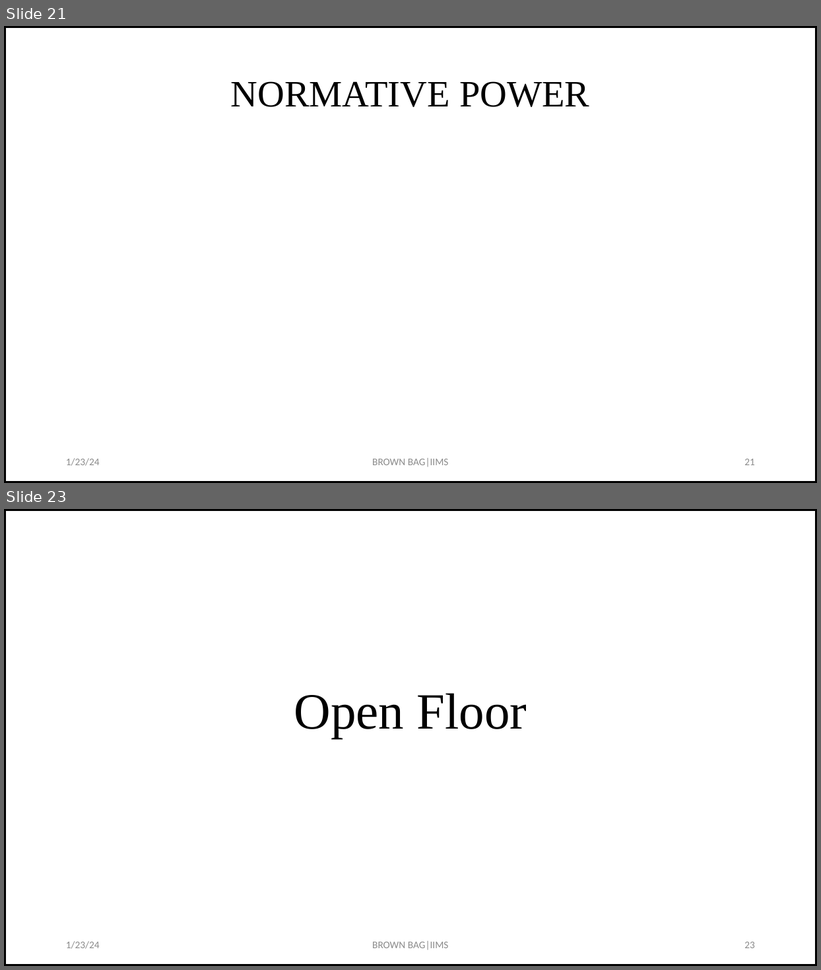
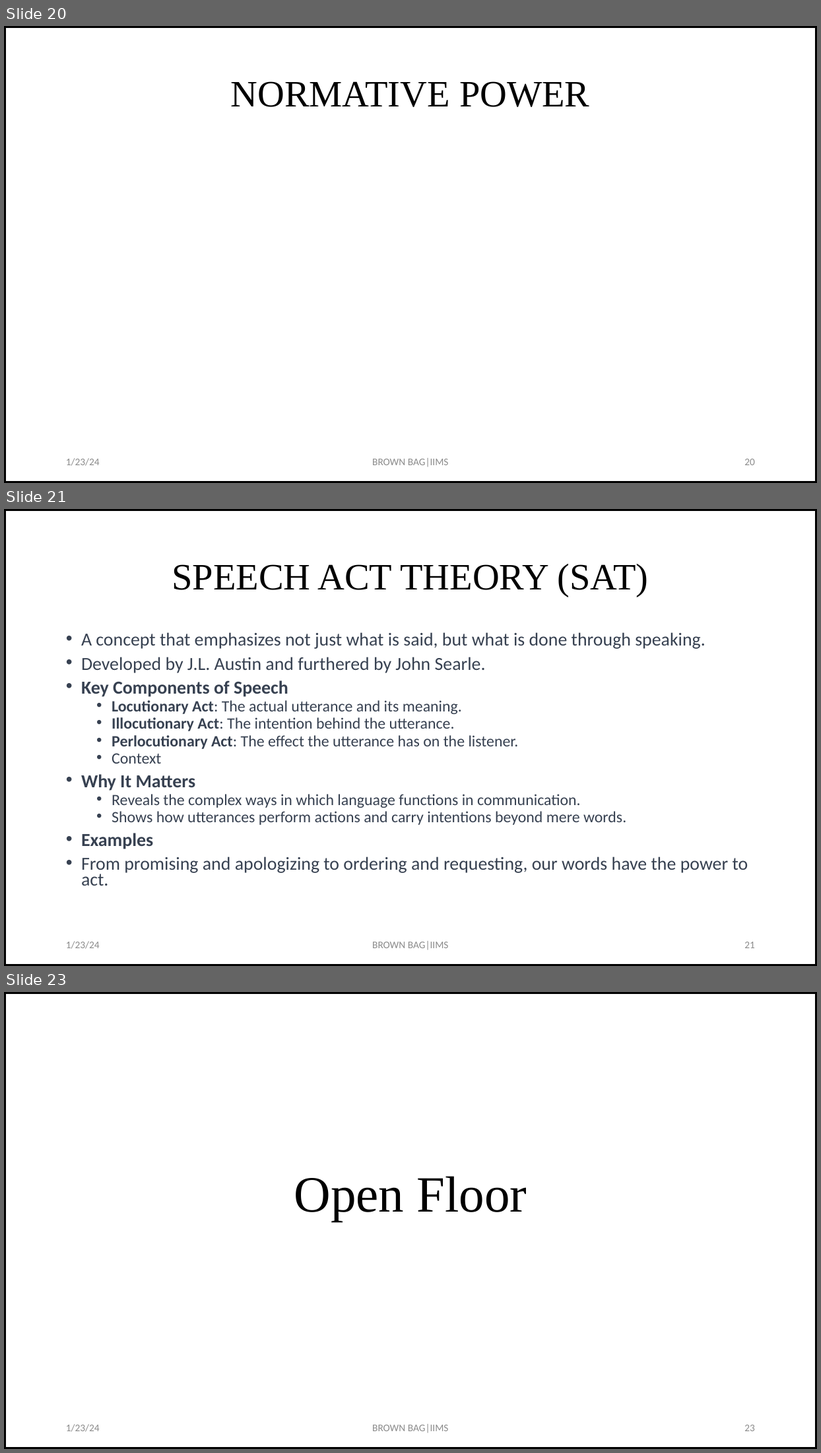
Before and after one commit to drkbhere/Retraction-Analysis, a slide deck: Brownbag-updated.pptx. Shown one above the other, each under a label of ours: slides 21 and 23 before the commit, slides 20, 21 and 23 after it; the slides between them are not shown. The pictures are 821x970 and 821x1453 pixels, drawn with LibreOffice and Linux fonts; fonts in the diff are those of the drawing. Boxes give left, top, right and bottom in pixels: in the first picture for what was removed or moved away, otherwise in the second. Text is boxed around its words. In the diff, an @@ line names an element or a change of style, - is before the commit and + after.

```diff
--- a/Brownbag-updated.pptx
+++ b/Brownbag-updated.pptx
@@ slide 21 added at [4,509,817,966], background #FFFFFF; not listed: 1 template element that a slide beside it also shows @@
@@ title added at [172,564,648,597], 44 pt, text #000000 @@
+SPEECH ACT THEORY (SAT)
@@ text added at [81,632,748,886], 18.6 pt, text #374151 @@
+• A concept that emphasizes not just what is said, but what is done through speaking.
+• Developed by J.L. Austin and furthered by John Searle.
+• Key Components of Speech
+  • Locutionary Act: The actual utterance and its meaning.
+  • Illocutionary Act: The intention behind the utterance.
+  • Perlocutionary Act: The effect the utterance has on the listener.
+  • Context
+• Why It Matters
+  • Reveals the complex ways in which language functions in communication.
+  • Shows how utterances perform actions and carry intentions beyond mere words.
+• Examples
+• From promising and apologizing to ordering and requesting, our words have the power to act.
@@ text added at [66,941,100,949], 12 pt, text #8C8C8C @@
+1/23/24
@@ text added at [372,941,449,950], 12 pt, text #8C8C8C @@
+BROWN BAG|IIMS
@@ page number added at [745,942,755,949], 12 pt, text #8C8C8C @@
+21
@@ what was slide 21 is now slide 20 @@
@@ page number at [745,459,755,466]: text changed @@
-21
+20
```
Also in this commit, not shown: 11 slides changed, 1 other slide added, 3 other files.
